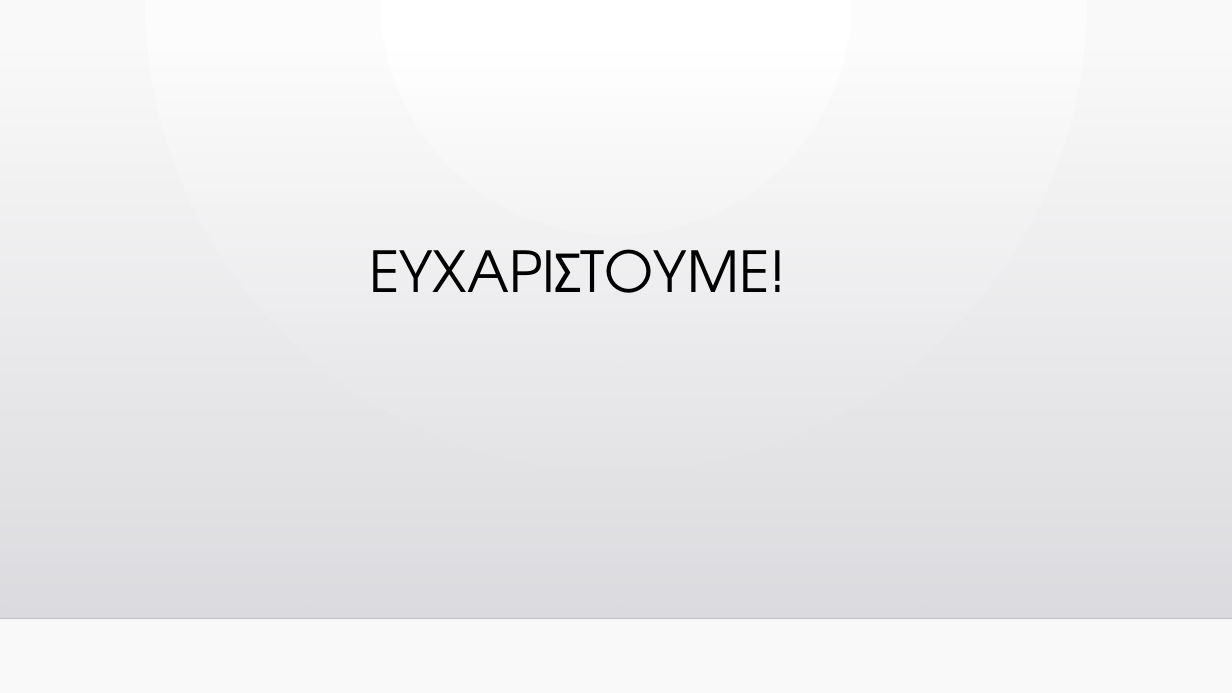
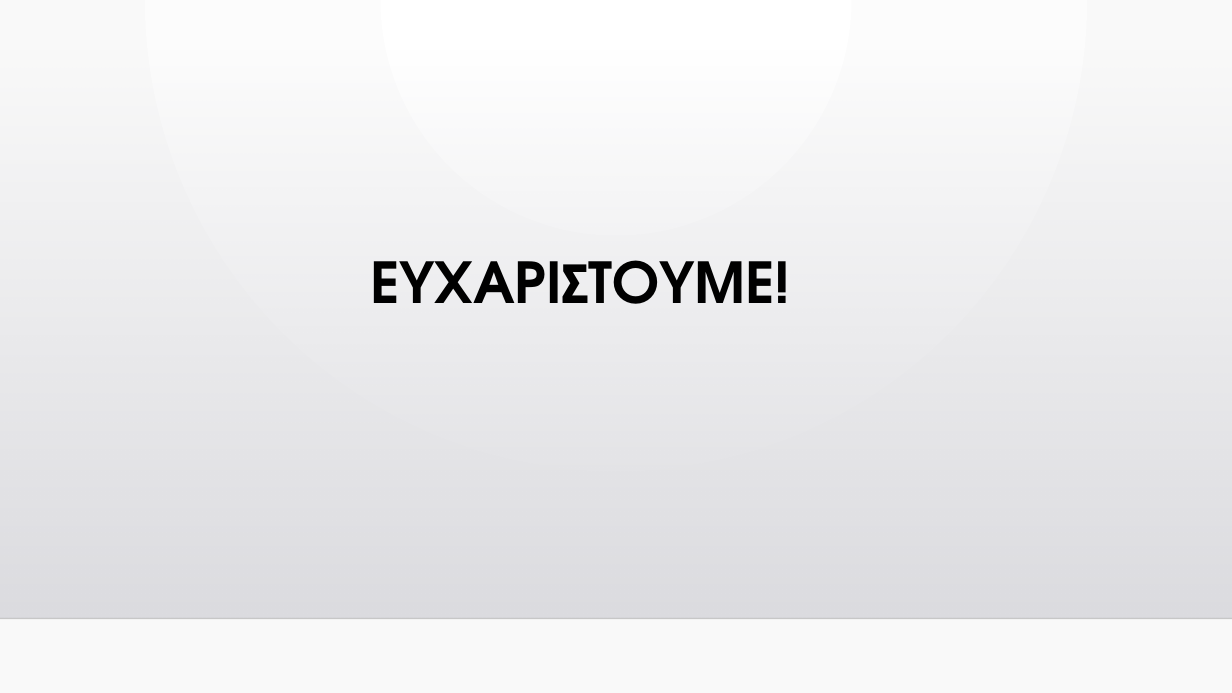
Before and after one commit to hackathon-cyinsurtech/Flash, a slide deck: slide 7 of Presentation.pptx. Drawn at 1232x693 pixels with LibreOffice and Linux fonts; fonts in the diff are those of the drawing; background and template pictures are left out. Boxes give left, top, right and bottom in pixels: in the first picture for what was removed or moved away, otherwise in the second. Text is boxed around its words. In the diff, an @@ line names an element or a change of style, - is before the commit and + after.

```diff
--- a/Presentation.pptx
+++ b/Presentation.pptx
@@ title "ΕΥΧΑΡΙΣΤΟΥΜΕ!": place and size @@
-title "ΕΥΧΑΡΙΣΤΟΥΜΕ!" at [369,249,786,293]
+title "ΕΥΧΑΡΙΣΤΟΥΜΕ!" at [370,260,790,304]
@@ title "ΕΥΧΑΡΙΣΤΟΥΜΕ!" at [370,260,790,304]: bold on @@
```
Also in this commit, not shown: 6 other slides changed.
